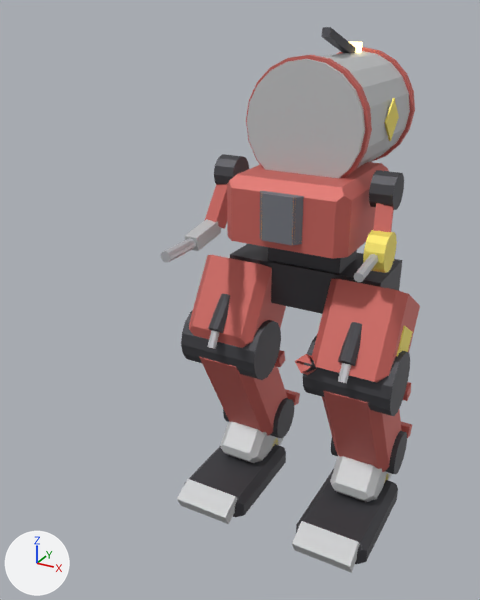
Renders of the glTF model assets/models/mech_blockouts/bowser.glb from each side of a commit.
One viewpoint serves both versions: a 50 mm camera at (13.2, -32.1, 27.7) aimed at (-2.3, -4.0, 13.7). Every picture has the same lights, and +X, +Y and +Z are marked at lower left. The first picture is the older version. Where no turn or scale is listed for an object, it has been applied to the vertices. Vertices at exactly the same position are counted once.

The first picture shows 'cannon', 'chassis', 'drum-1', 'drum1', 'foot-1_sole', 'foot1_sole', 'foot1_toe', 'fore', 'hips', 'knee-1', 'knee1', 'nozzle', 'reel', 'shin-1', 'shin1', 'tank', 'thigh-1', 'thigh1', 'upper-1', 'upper1' and 20 more.
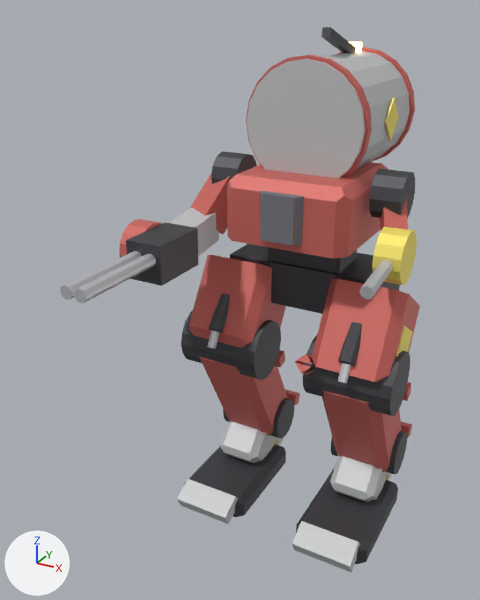
Changed parts and their boxes [x1, y1, x2, y2] in the pictures (480 x 600 px):
'ac_body', added: after [126, 222, 199, 286]
'reel', moved, rescaled (31% wider, 34% taller): before [363, 230, 397, 273]; after [372, 227, 417, 285]
'drum1', reshaped: before [369, 170, 404, 210]; after [369, 169, 415, 218]
'ac_barrel0.35', added: after [74, 253, 156, 303]
'upper-1', reshaped: before [205, 184, 227, 229]; after [190, 172, 230, 234]
'fore', reshaped: before [185, 219, 221, 251]; after [169, 208, 219, 256]
'drum-1', reshaped: before [214, 154, 249, 184]; after [211, 151, 257, 184]
'nozzle', reshaped (30% wider, 41% taller): before [353, 254, 379, 282]; after [359, 259, 393, 299]
'ac_barrel-0.35', added: after [60, 251, 142, 300]
'upper1', reshaped: before [373, 203, 394, 232]; after [380, 196, 408, 232]
'ac_drum', added (red): after [119, 219, 162, 258]
'cannon', deleted: before [161, 238, 196, 262]

Patch to the scene script:
```diff
--- a/assets/models/mech_blockouts/bowser.glb.py
+++ b/assets/models/mech_blockouts/bowser.glb.py
@@ me_drum_1_002 @@
-me_drum_1_002.from_pydata(...)  # 24 vertices, 44 faces; spans x -4.78..-3.63, y -2.26..-0.44, z 18.81..20.62
+me_drum_1_002.from_pydata(...)  # 24 vertices, 44 faces; spans x -5.17..-3.63, y -1.89..0.53, z 18.2..20.62
+# me_drum_1_002 part 1: the whole mesh is rebuilt
 me_drum_1_002.materials.append(mat_frame)
@@ me_drum1_002 @@
-me_drum1_002.from_pydata(...)  # 24 vertices, 44 faces; spans x 3.63..4.78, y -1.98..-0.17, z 18.81..20.62
+me_drum1_002.from_pydata(...)  # 24 vertices, 44 faces; spans x 3.63..5.17, y -1.89..0.53, z 18.2..20.62
+# me_drum1_002 part 2: the whole mesh is rebuilt
 me_drum1_002.materials.append(mat_frame)
@@ me_fore_001 @@
-me_fore_001.from_pydata(...)  # 8 vertices, 12 faces; spans x -4.91..-4.17, y -5.03..-2.62, z 16.37..17.44
+me_fore_001.from_pydata(...)  # 8 vertices, 12 faces; spans x -6.11..-4.46, y -5.85..-2.33, z 15.73..17.81
+# me_fore_001 part 3: the whole mesh is rebuilt
 me_fore_001.materials.append(mat_body2)
@@ me_nozzle @@
-me_nozzle.from_pydata(...)  # 16 vertices, 28 faces; spans x 4.29..4.79, y -5.39..-2.69, z 16.5..17.32
+me_nozzle.from_pydata(...)  # 16 vertices, 28 faces; spans x 4.95..5.61, y -6.44..-2.84, z 16.22..17.32
+# me_nozzle part 4: the whole mesh is rebuilt
 me_nozzle.materials.append(mat_metal)
@@ me_reel @@
-me_reel.from_pydata(...)  # 28 vertices, 52 faces; spans x 4.04..5.03, y -3.36..-1.43, z 16.08..18.06
+me_reel.from_pydata(...)  # 28 vertices, 52 faces; spans x 4.62..5.94, y -3.73..-1.15, z 15.67..18.31
+# me_reel part 5: the whole mesh is scaled about its middle by 1.33, then moved by (0.74, -0.05, -0.08)
 me_reel.materials.append(mat_accent)
@@ me_upper_1_007 @@
-me_upper_1_007.from_pydata(...)  # 8 vertices, 12 faces; spans x -5.03..-3.72, y -3.13..-0.9, z 16.88..19.9
+me_upper_1_007.from_pydata(...)  # 8 vertices, 12 faces; spans x -6.3..-3.38, y -3.38..0.26, z 16.47..19.93
+# me_upper_1_007 part 6: the whole mesh is rebuilt
 me_upper_1_007.materials.append(mat_body)
@@ me_upper1_007 @@
-me_upper1_007.from_pydata(...)  # 8 vertices, 12 faces; spans x 3.72..5.03, y -2.85..-0.62, z 16.88..19.9
+me_upper1_007.from_pydata(...)  # 8 vertices, 12 faces; spans x 3.72..5.96, y -3.07..-0.05, z 16.64..19.76
+# me_upper1_007 part 7: the whole mesh is rebuilt
 me_upper1_007.materials.append(mat_body)
@@ ob_cannon @@
-ob_cannon = bpy.data.objects.new('cannon', me_cannon_002)
@@ ob_ac_drum @@
+ob_ac_drum = bpy.data.objects.new('ac_drum', me_ac_drum)  # a 16-sided cylinder along x spanning x -7.48..-6.27, y -7.17..-4.31, z 14.9..17.76; in mat_body (red #ce6961)
+ob_ac_drum.location = (0.0, 0.0, 0.0)
@@ ob_ac_body @@
+ob_ac_body = bpy.data.objects.new('ac_body', me_ac_body)  # a box spanning x -6.27..-4.29, y -8.05..-4.75, z 15.56..17.54; in mat_frame (dark grey #505055)
+ob_ac_body.location = (0.0, 0.0, 0.0)
@@ ob_ac_barrel0_35 @@
+ob_ac_barrel0_35 = bpy.data.objects.new('ac_barrel0.35', me_ac_barrel0_35)  # a 10-sided cylinder along y spanning x -5.21..-4.58, y -13.0..-7.94, z 16.44..17.1; in mat_metal (light grey #ced0d4)
+ob_ac_barrel0_35.location = (0.0, 0.0, 0.0)
@@ ob_ac_barrel_0_35 @@
+ob_ac_barrel_0_35 = bpy.data.objects.new('ac_barrel-0.35', me_ac_barrel_0_35)  # a 10-sided cylinder along y spanning x -5.98..-5.35, y -13.0..-7.94, z 16.44..17.1; in mat_metal (light grey #ced0d4)
+ob_ac_barrel_0_35.location = (0.0, 0.0, 0.0)
```
